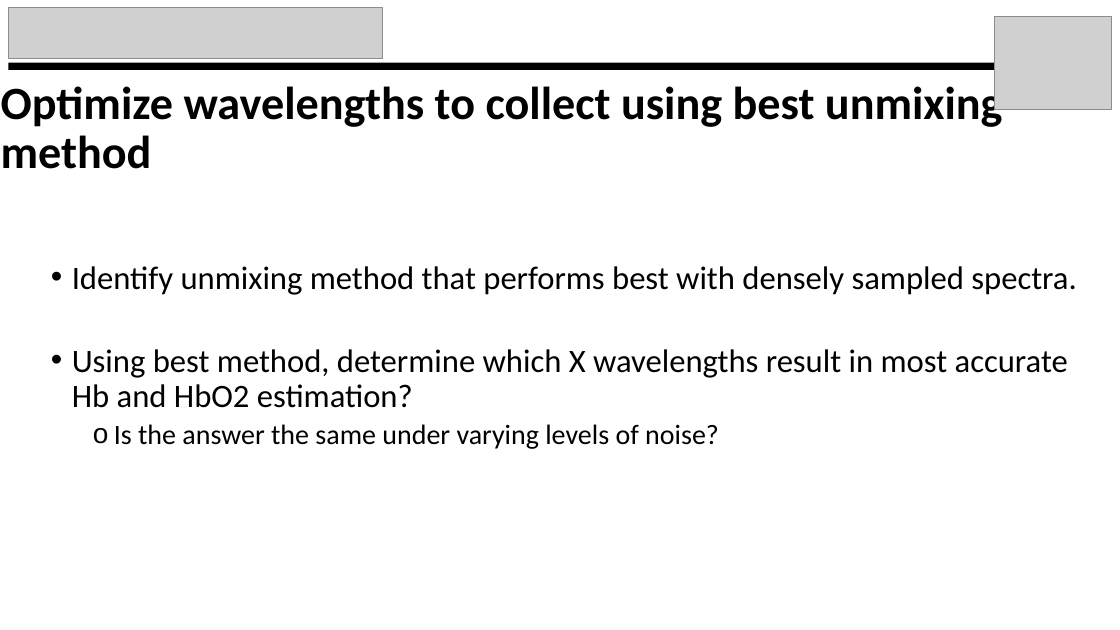
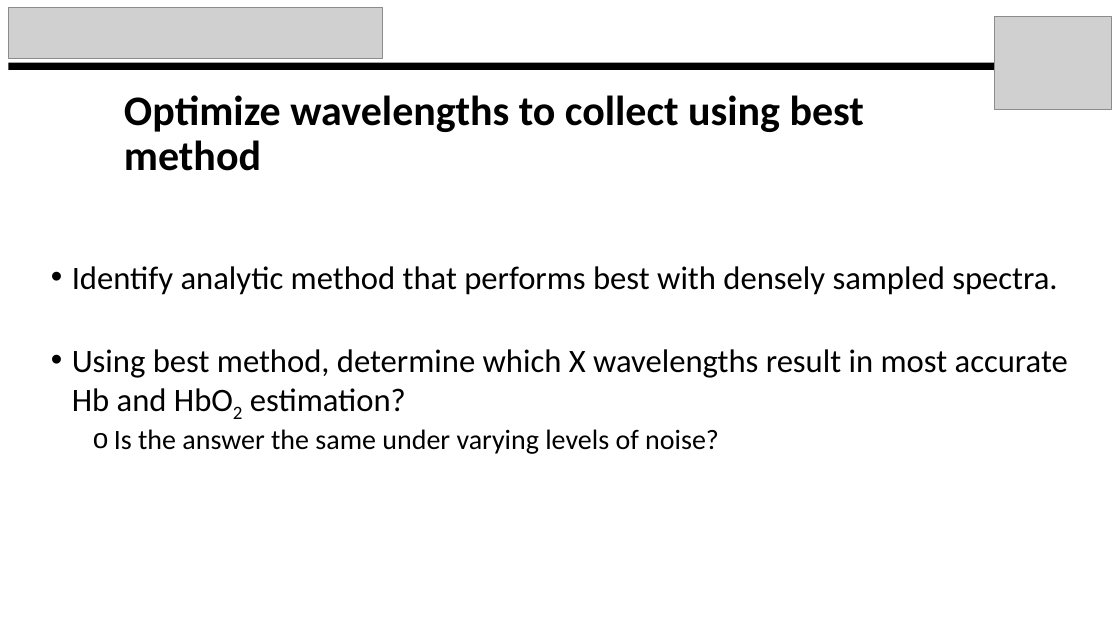
Before and after one commit to kylemjonesislanders/md-anderson, a slide deck: slide 13 of spectral-unmixing/ppt_presentations/midterm_project_report.pptx. Drawn at 1120x630 pixels with LibreOffice and Linux fonts; fonts in the diff are those of the drawing; grey boxes stand for pictures. Boxes give left, top, right and bottom in pixels: in the first picture for what was removed or moved away, otherwise in the second. Text is boxed around its words. In the diff, an @@ line names an element or a change of style, - is before the commit and + after.

```diff
--- a/spectral-unmixing/ppt_presentations/midterm_project_report.pptx
+++ b/spectral-unmixing/ppt_presentations/midterm_project_report.pptx
@@ title at box(124, 95, 864, 171): text changed; size 39.6 to 36 pt @@
-Optimize wavelengths to collect using best unmixing method
+Optimize wavelengths to collect using best method
@@ text at box(72, 266, 1057, 295): text changed @@
-• Identify unmixing method that performs best with densely sampled spectra.
+• Identify analytic method that performs best with densely sampled spectra.
@@ text at box(72, 349, 1068, 412): now subscript in "HbO2" @@
```
Also in this commit, not shown: 8 other slides changed.
